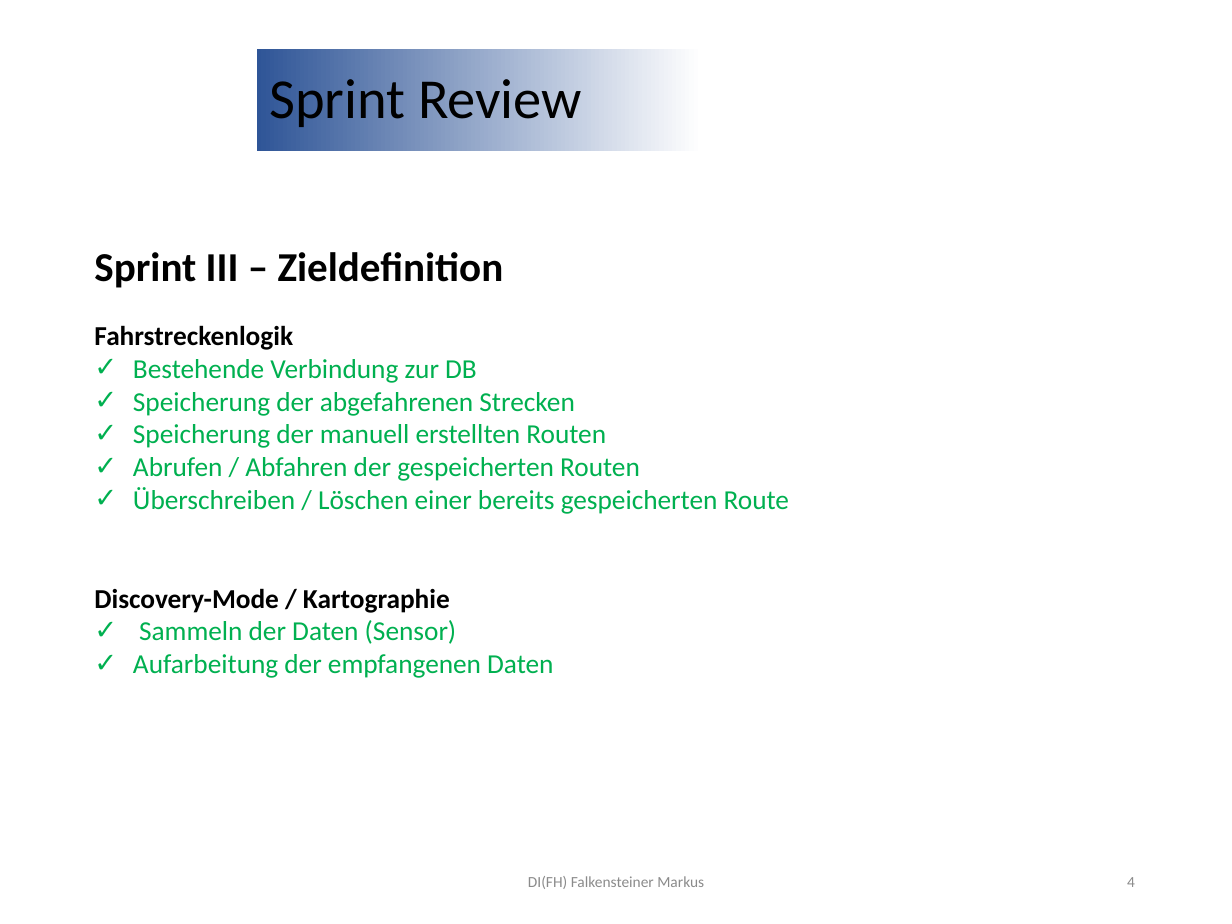
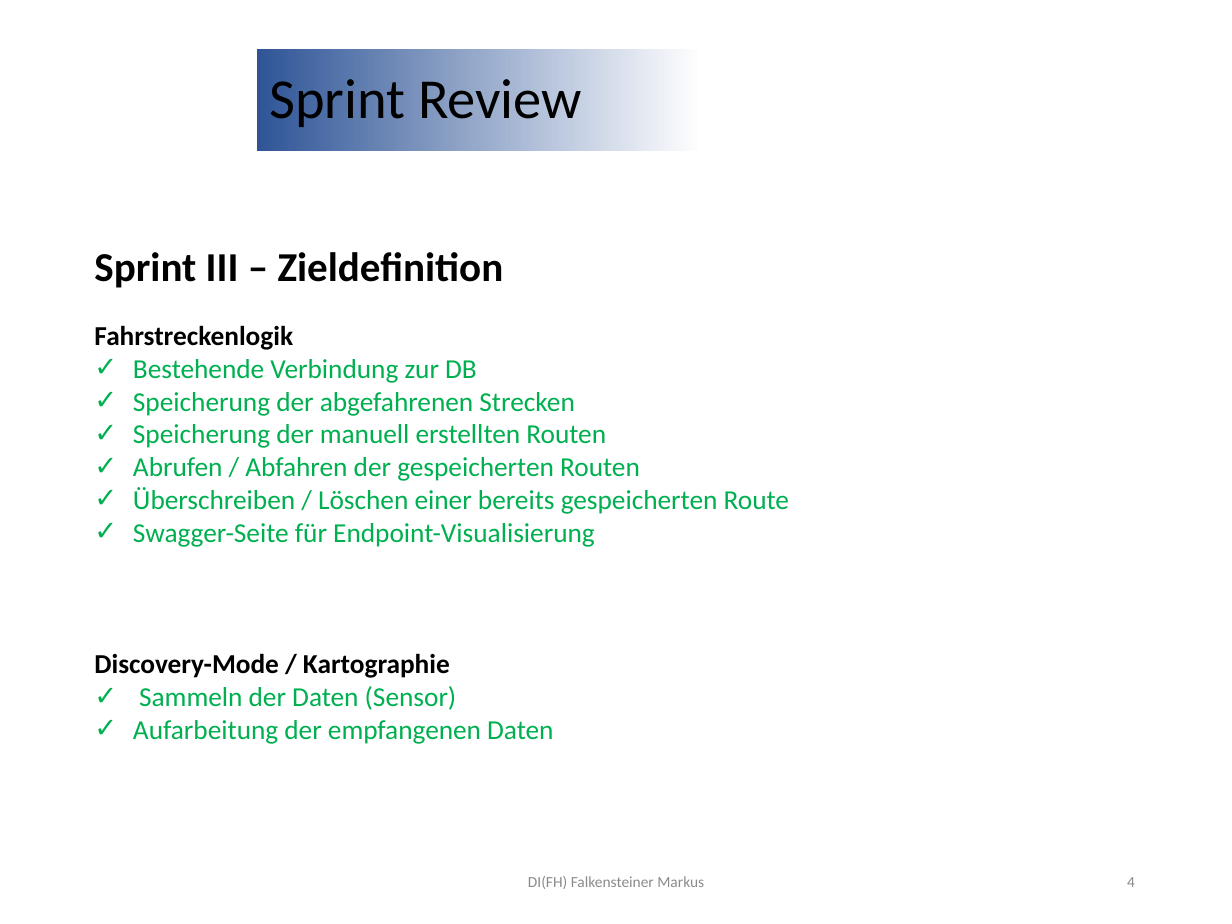
Before and after one commit to jonasaberger/SYP4_MBOT_G1, a slide deck: slide 4 of 02_Backend/!_Docs/INF4_SYP_Gruppe1_Sprint3_Review.pptx. Drawn at 1232x924 pixels with LibreOffice and Linux fonts; fonts in the diff are those of the drawing; background and template pictures are left out. Boxes give left, top, right and bottom in pixels: in the first picture for what was removed or moved away, otherwise in the second. Text is boxed around its words. In the diff, an @@ line names an element or a change of style, - is before the commit and + after.

Commit message:
Add Sprint 3 Review presentation for INF4 SYP Gruppe 1

```diff
--- a/02_Backend/!_Docs/INF4_SYP_Gruppe1_Sprint3_Review.pptx
+++ b/02_Backend/!_Docs/INF4_SYP_Gruppe1_Sprint3_Review.pptx
@@ text at (133, 523, 595, 547): paragraph added @@
+✓ Swagger-Seite für Endpoint-Visualisierung
```
Also in this commit, not shown: 1 other slide changed, 3 other files.
